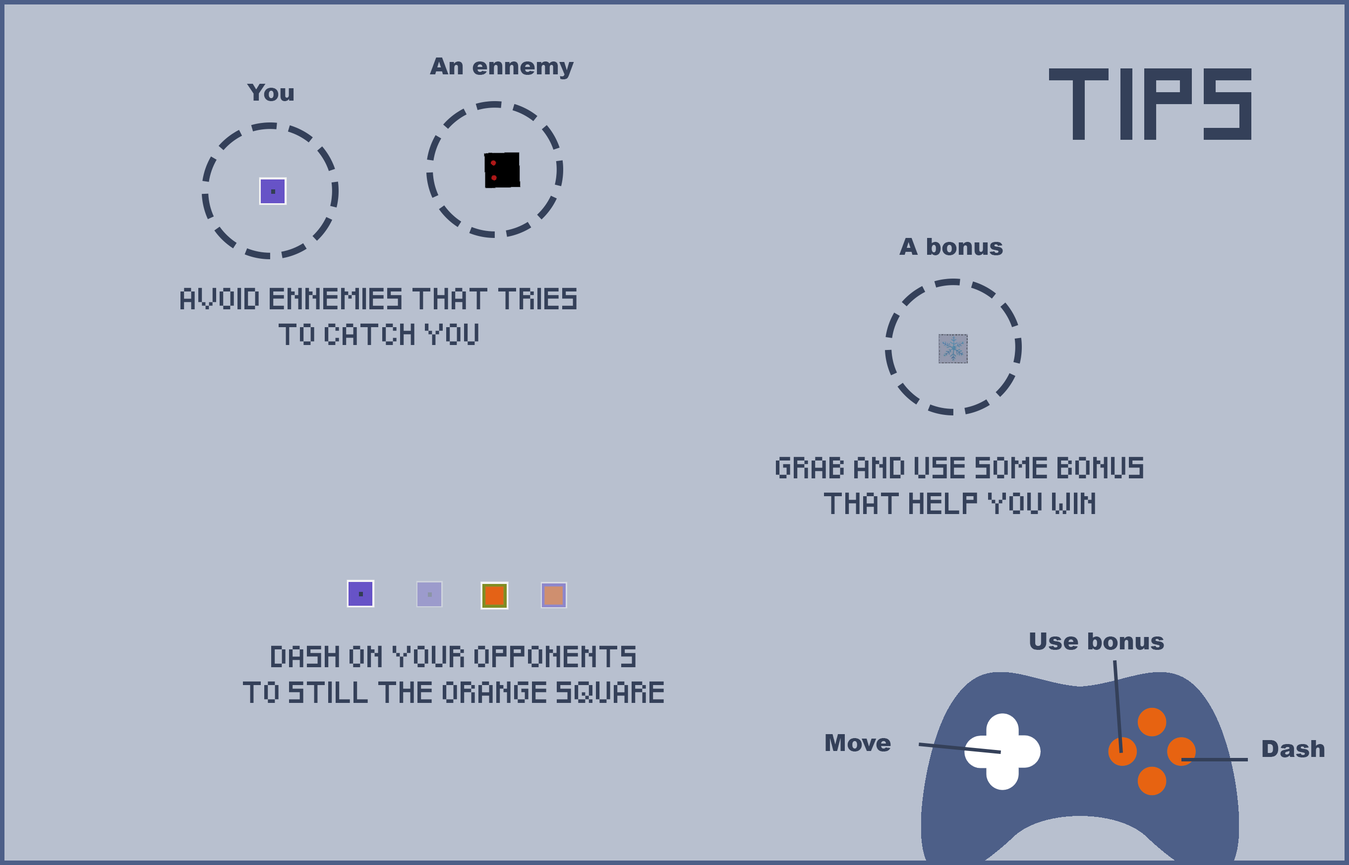
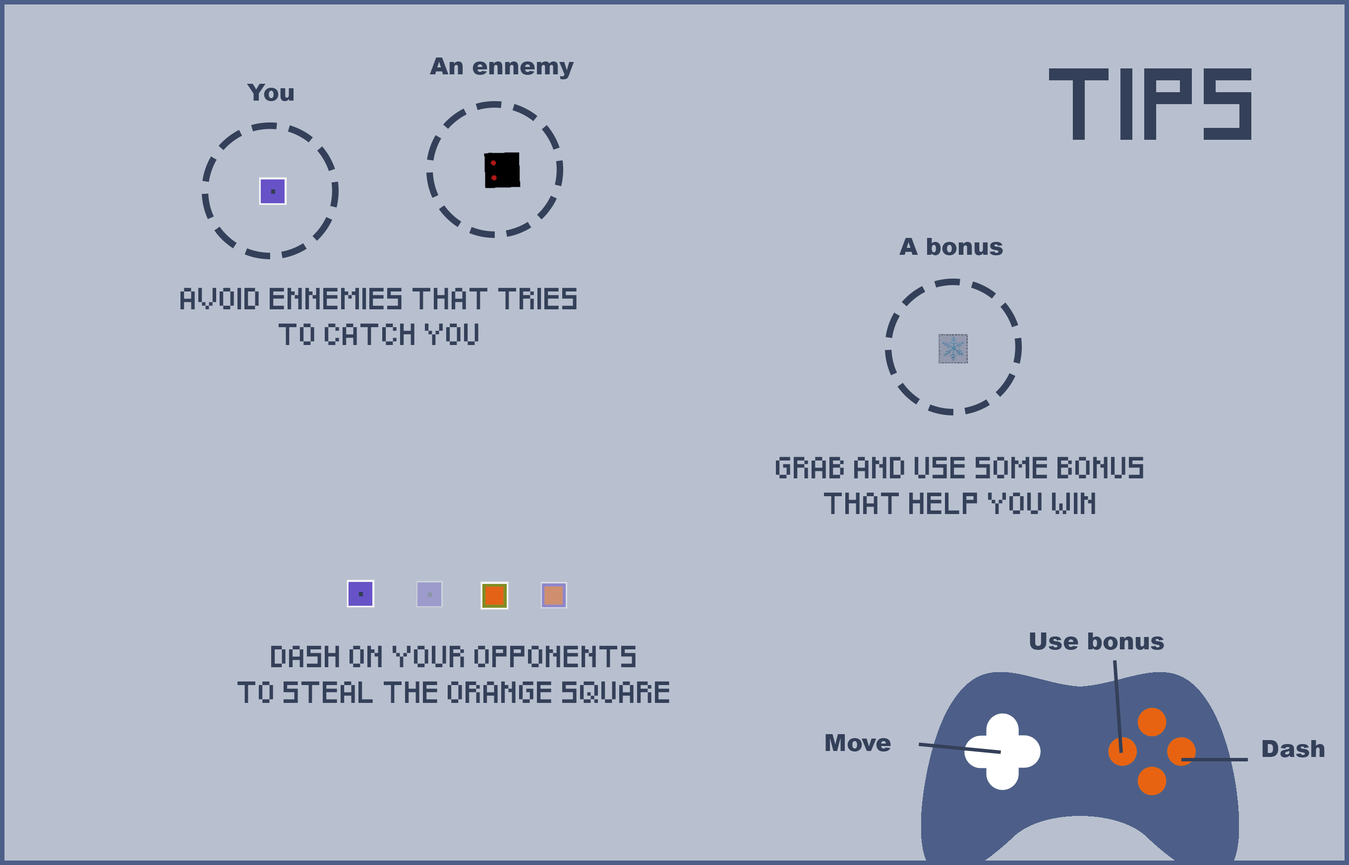
The second 1349×865 image is a revision of the first. Changes to its layers:
painted on "avoid copie" over bbox(237, 681, 670, 704)
